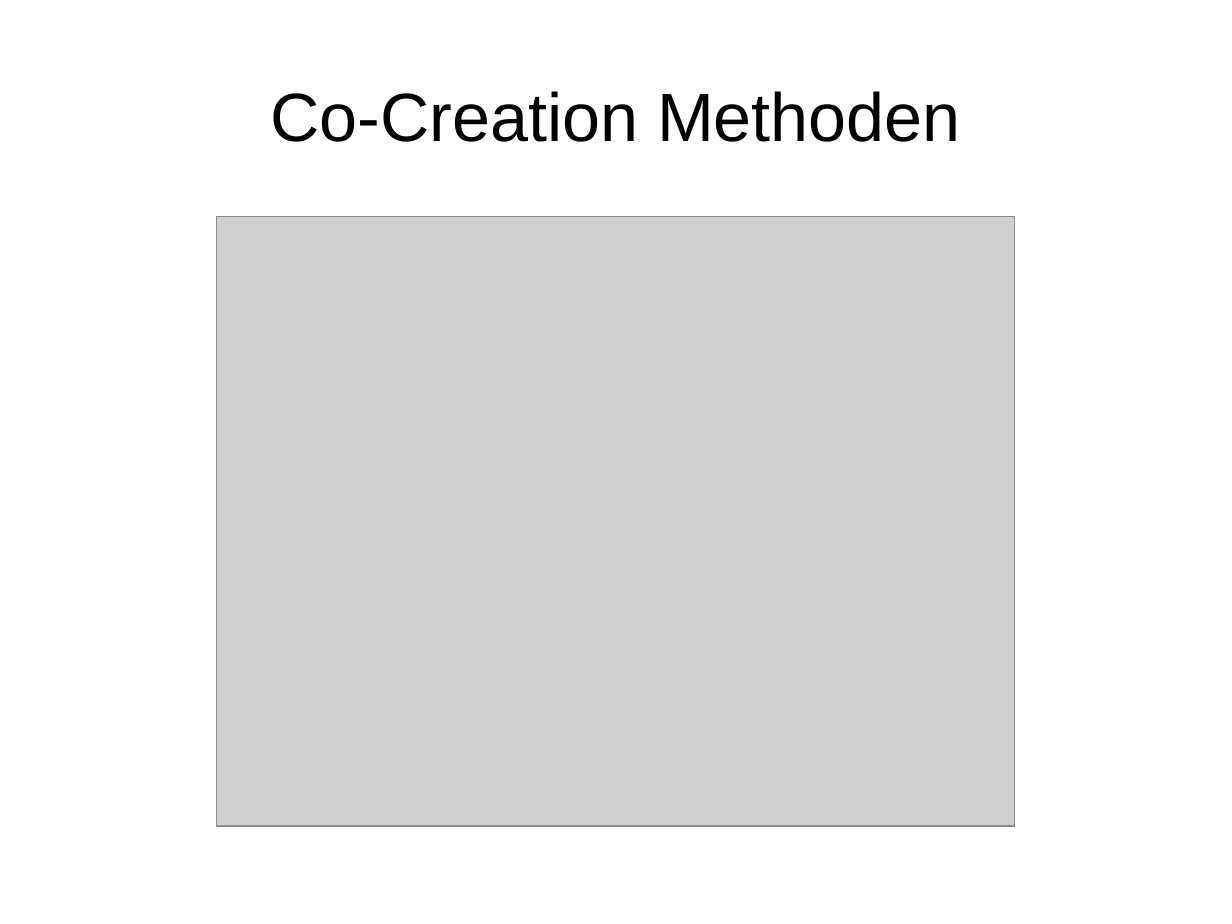
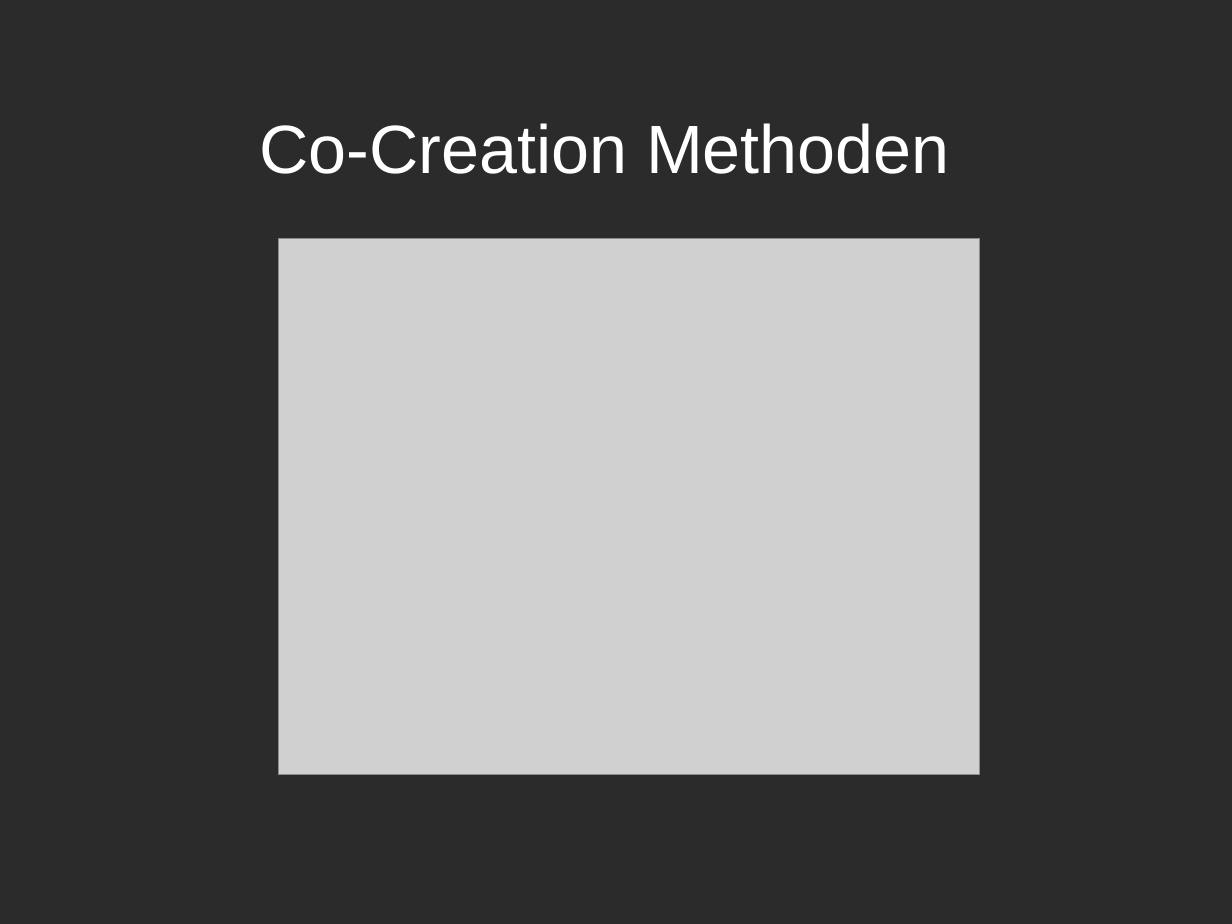
Before and after one commit to Anton1718/IMM_SocialMediaInADevelopmentProcess4711, a slide deck: slide 3 of Folien-Co-Creation.odp. Drawn at 1232x924 pixels with LibreOffice and Linux fonts; fonts in the diff are those of the drawing; grey boxes stand for pictures; background and template pictures are left out; a plain dark background stands for a picture behind light text. Boxes give left, top, right and bottom in pixels: in the first picture for what was removed or moved away, otherwise in the second. Text is boxed around its words. In the diff, an @@ line names an element or a change of style, - is before the commit and + after.

```diff
--- a/Folien-Co-Creation.odp
+++ b/Folien-Co-Creation.odp
@@ background #FFFFFF to picture (left out) @@
@@ title "Co-Creation Methoden": place and size @@
-title "Co-Creation Methoden" at bbox=[270, 91, 961, 142]
+title "Co-Creation Methoden" at bbox=[259, 123, 950, 174]
@@ title "Co-Creation Methoden" at bbox=[259, 123, 950, 174]: text colour #000000 to #FFFFFF @@
@@ picture: place and size @@
-picture at bbox=[217, 216, 1015, 826]
+picture at bbox=[278, 238, 980, 775]
```
Also in this commit, not shown: 14 other slides changed, 1 slide added, 1 other file.
